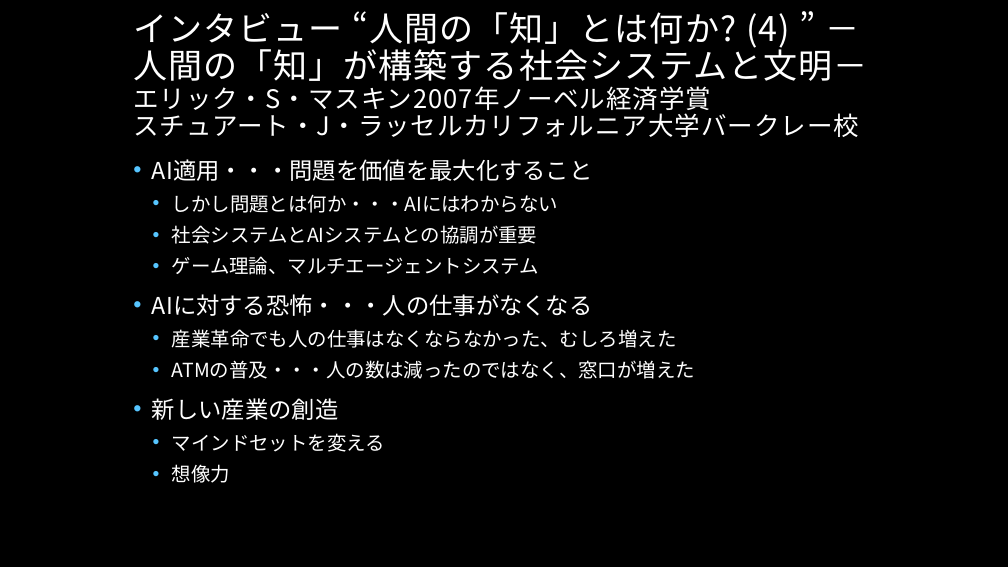
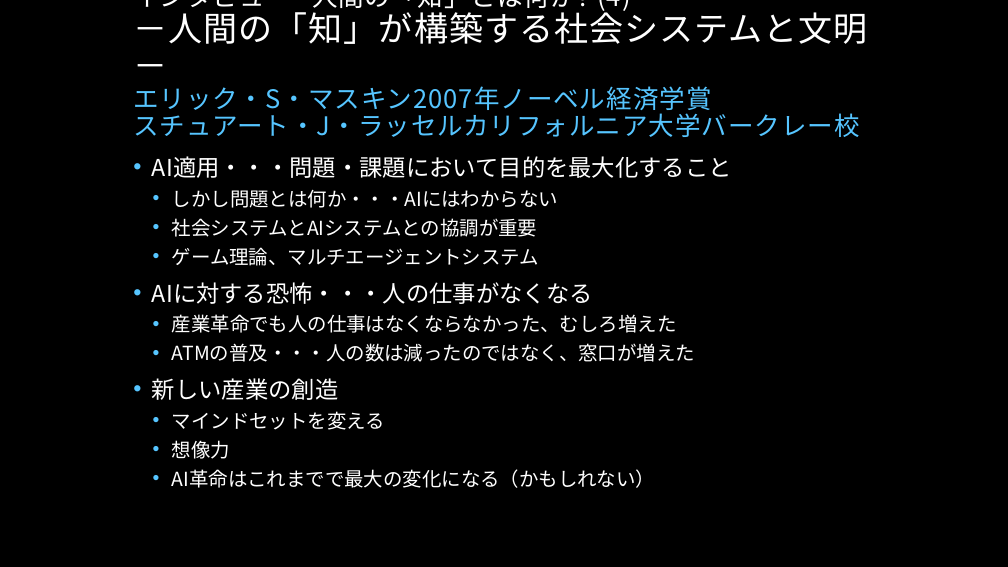
Before and after one commit to fujiichi/AISECjp9, a slide deck: slide 7 of AISECjp#9 LT Nobel Prize Dialogue Tokyo 2017.pptx (slide 6 before the commit). Drawn at 1008x567 pixels with LibreOffice and Linux fonts; fonts in the diff are those of the drawing; background and template pictures are left out. Boxes give left, top, right and bottom in pixels: in the first picture for what was removed or moved away, otherwise in the second. Text is boxed around its words. In the diff, an @@ line names an element or a change of style, - is before the commit and + after.

```diff
--- a/AISECjp#9 LT Nobel Prize Dialogue Tokyo 2017.pptx
+++ b/AISECjp#9 LT Nobel Prize Dialogue Tokyo 2017.pptx
@@ title "インタビュー “人間の「知」とは何か? (4) ” －人間の「知」が構築する社会システムと文明－ ..." at box(133, 0, 867, 137): size 32.4 to 24.3 pt in "インタビュー “人間の「知」とは何か? (4) ”"; text colour #FFFFFF to #56C5FF in "エリック・S・マスキン2007年ノーベル経済学賞 スチュアート・J・ラッセルカリフォルニア大学バークレー校" @@
@@ text at box(152, 156, 732, 178): text changed @@
-• AI適用・・・問題を価値を最大化すること
+• AI適用・・・問題・課題において目的を最大化すること
@@ text at box(152, 189, 695, 459): line spacing 0.8 to 0.7 @@
@@ text at box(172, 469, 655, 488): paragraph added @@
+  • AI革命はこれまでで最大の変化になる（かもしれない）
```
Also in this commit, not shown: 6 other slides changed, 8 slides added.
